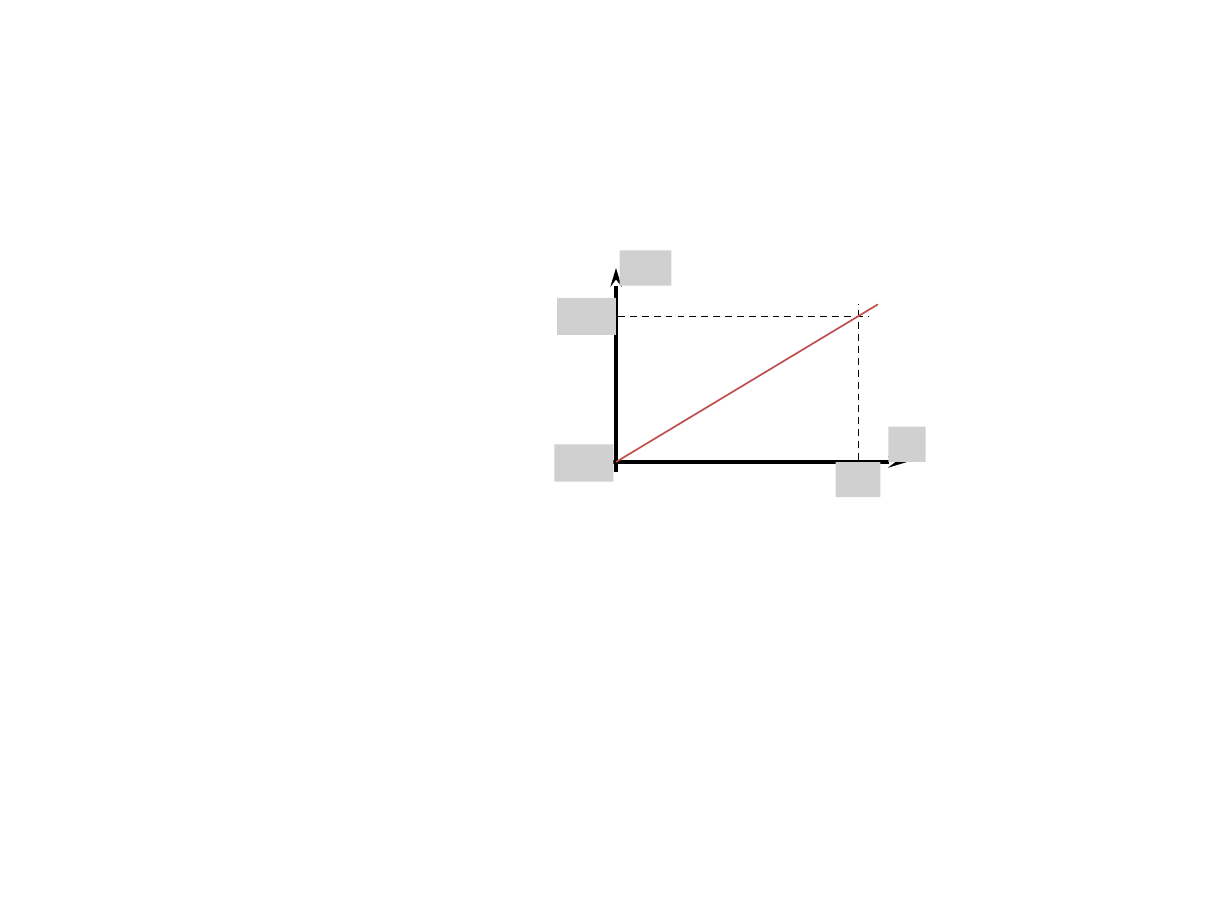
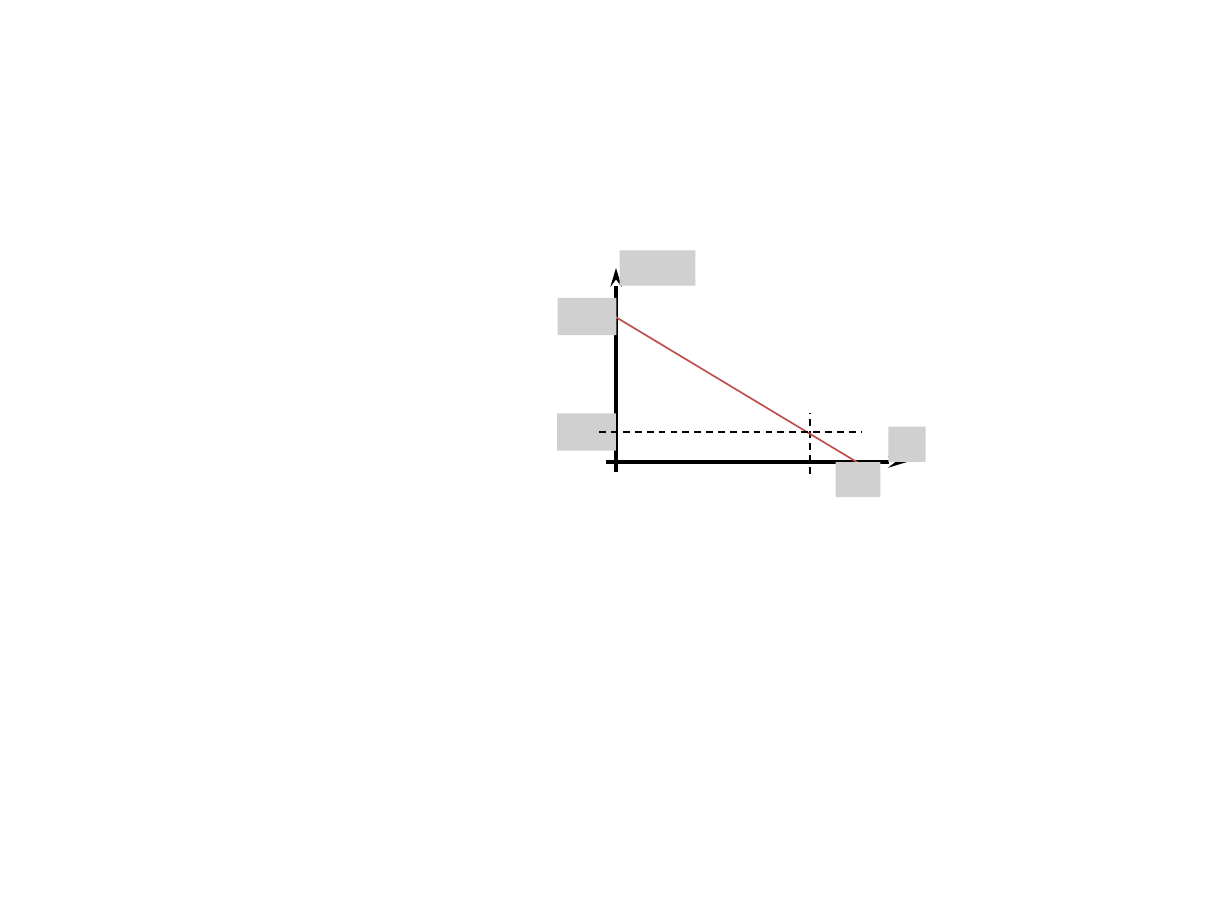
Before and after one commit to xpessoles/PSI, a slide deck: slide 3 of Centrale_2018/images/Figures.pptx. Drawn at 1232x924 pixels with LibreOffice and Linux fonts; fonts in the diff are those of the drawing; grey boxes stand for pictures. Boxes give left, top, right and bottom in pixels: in the first picture for what was removed or moved away, otherwise in the second. Text is boxed around its words. In the diff, an @@ line names an element or a change of style, - is before the commit and + after.

```diff
--- a/Centrale_2018/images/Figures.pptx
+++ b/Centrale_2018/images/Figures.pptx
@@ picture: place and size @@
-picture at bbox=[620, 250, 671, 286]
+picture at bbox=[620, 250, 696, 286]
@@ line moved from (616, 462) - (878, 304) to (606, 312) - (869, 469) @@
@@ picture added at bbox=[557, 414, 616, 451] @@
@@ line moved from (859, 472) - (859, 304) to (809, 474) - (809, 414) @@
@@ picture removed at bbox=[554, 445, 614, 482] @@
@@ line moved from (606, 317) - (869, 317) to (599, 432) - (861, 432) @@
```
Also in this commit, not shown: 3 other files.
